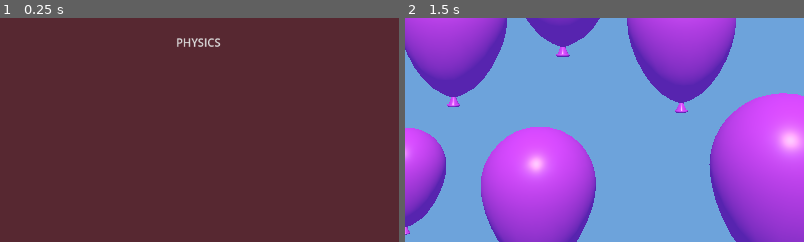
Above: before the commit, frames 1-2 (left to right).
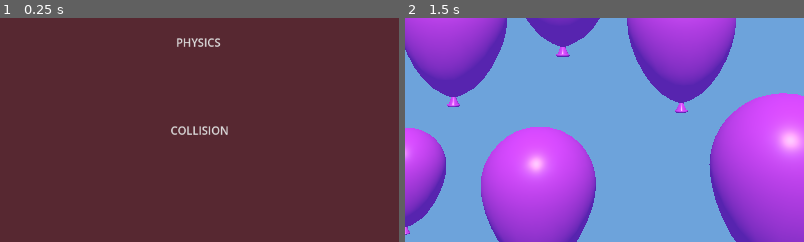
Above: after the commit, the same moments.

Repository: SandbergHM/GodotMiniProjects
Game: Godot game, scene res://MainMenu/MainMenu.tscn
Same seed, same stepped clock (60 frames per second), same inputs: the game is played once before the commit and once after it.
Inputs (mouse positions are % of the whole screen's width and height, from its top left):
- Up to frame 1 (0.25 s): no input
- Up to frame 2 (1.5 s): click "BALLOON POPPER" at 0.5 s; tap Enter at 1.25 s; move the mouse to (72, 45) at 1.27 s; hold D from 1.28 s (still down); right-click (72, 45) at 1.35 s; click (72, 45) at 1.42 s
The pictures show only the part of the screen within x 22-72%, y 39-89%; the shares and areas given below are measured in that part.

The runs differ from the first frame. In frame 1, 0.3% of the frame differs, in the area x 42-58%, y 48-53%; in frame 2, nothing differs.

Commit message:
Main menu fix
Made main menu a bit smarter

Diff:
--- a/MainMenu/MainMenu.tscn
+++ b/MainMenu/MainMenu.tscn
@@ -1,7 +1,6 @@
 [gd_scene format=3 uid="uid://igt3rpjquvqw"]
 
-[ext_resource type="Script" uid="uid://d1evd2d7qktuj" path="res://MainMenu/balloon_popper_button.gd" id="1_otibh"]
-[ext_resource type="Script" uid="uid://sm3blffodghk" path="res://MainMenu/physics_button.gd" id="2_cruaa"]
+[ext_resource type="Script" uid="uid://dpon2wfyckafb" path="res://MainMenu/main_menu.gd" id="1_b76km"]
 
 [node name="MainMenu" type="Control" unique_id=160709170]
 layout_mode = 3
@@ -10,6 +9,7 @@
 anchor_bottom = 1.0
 grow_horizontal = 2
 grow_vertical = 2
+script = ExtResource("1_b76km")
 
 [node name="BalloonPopperButton" type="MenuButton" parent="." unique_id=1045338914]
 layout_mode = 1
@@ -22,7 +22,6 @@
 offset_bottom = 184.224
 toggle_mode = false
 text = "BALLOON POPPER"
-script = ExtResource("1_otibh")
 
 [node name="PhysicsButton" type="MenuButton" parent="." unique_id=1067365853]
 layout_mode = 1
@@ -35,7 +34,19 @@
 offset_bottom = 312.224
 toggle_mode = false
 text = "PHYSICS"
-script = ExtResource("2_cruaa")
 
-[connection signal="pressed" from="BalloonPopperButton" to="BalloonPopperButton" method="_on_pressed"]
-[connection signal="pressed" from="PhysicsButton" to="PhysicsButton" method="_on_pressed"]
+[node name="CollisionButton" type="MenuButton" parent="." unique_id=2094451196]
+layout_mode = 1
+anchors_preset = -1
+anchor_right = 0.007
+anchor_bottom = 0.012
+offset_left = 450.0
+offset_top = 383.0
+offset_right = 633.936
+offset_bottom = 439.224
+toggle_mode = false
+text = "COLLISION"
+
+[connection signal="pressed" from="BalloonPopperButton" to="." method="_on_balloon_popper_button_pressed"]
+[connection signal="pressed" from="PhysicsButton" to="." method="_on_physics_button_pressed"]
+[connection signal="pressed" from="CollisionButton" to="." method="_on_collision_button_pressed"]
--- a/MainMenu/balloon_popper_button.gd
+++ /dev/null
@@ -1,4 +0,0 @@
-extends MenuButton
-
-func _on_pressed() -> void:
-	get_tree().change_scene_to_file("res://Baloon Popper/balloon_popper.tscn")
--- /dev/null
+++ b/MainMenu/main_menu.gd
@@ -0,0 +1,18 @@
+extends Control
+
+@onready var BalloonPopperButton = $BalloonPopperButton
+@onready var physicsButton = $PhysicsButton
+@onready var collissionButton = $CollisionButton
+
+
+
+func _on_balloon_popper_button_pressed() -> void:
+	get_tree().change_scene_to_file("res://Baloon Popper/balloon_popper.tscn")
+
+
+func _on_physics_button_pressed() -> void:
+	get_tree().change_scene_to_file("res://Physics/physics.tscn")
+
+
+func _on_collision_button_pressed() -> void:
+	get_tree().change_scene_to_file("res://Collision/collision.tscn")
--- a/MainMenu/physics_button.gd
+++ /dev/null
@@ -1,4 +0,0 @@
-extends MenuButton
-
-func _on_pressed() -> void:
-	get_tree().change_scene_to_file("res://Physics/Physics.tscn");
Not shown, removed: MainMenu/balloon_popper_button.gd.uid
Not shown, added: MainMenu/main_menu.gd.uid
Not shown, removed: MainMenu/physics_button.gd.uid
Not shown, added: export_presets.cfg
